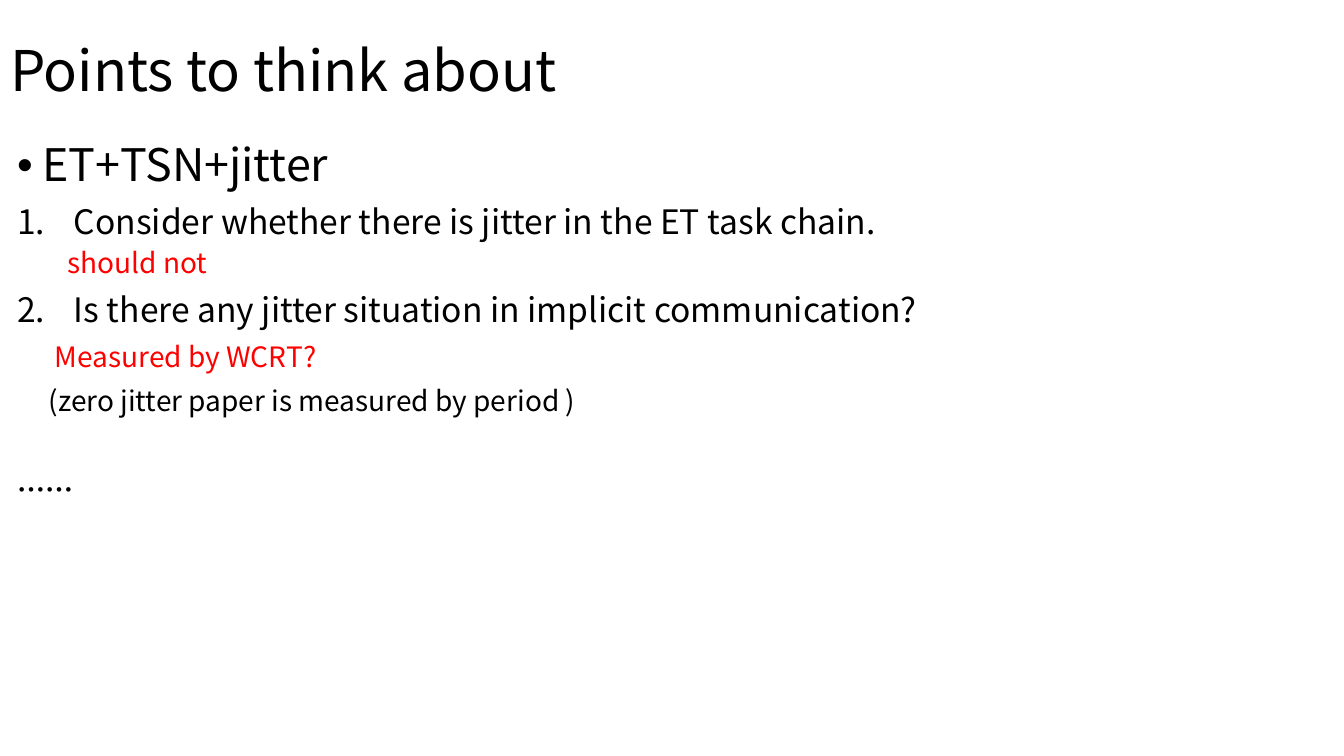
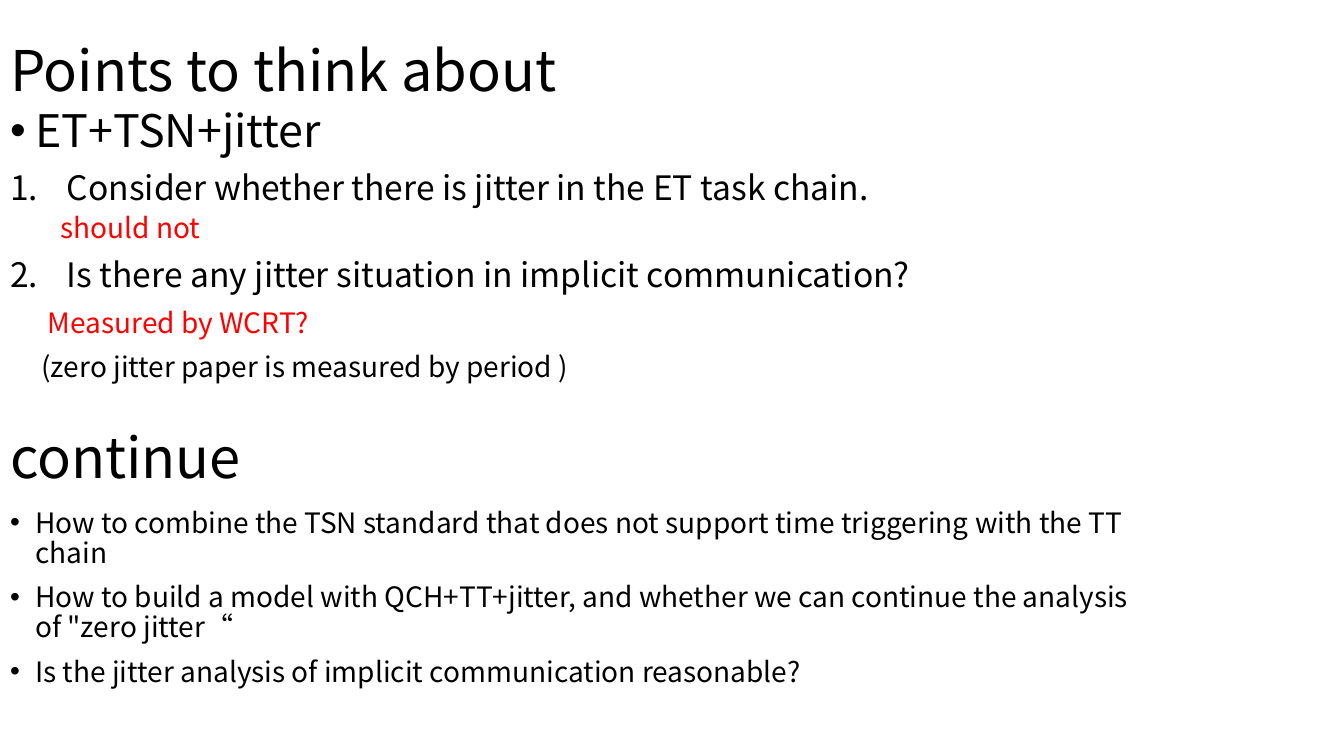
Before and after one commit to wsm6636/note, a slide deck: slide 6 of 06-ppt/discussion/0424.pptx. Drawn at 1344x756 pixels with LibreOffice and Linux fonts; fonts in the diff are those of the drawing. Boxes give left, top, right and bottom in pixels: in the first picture for what was removed or moved away, otherwise in the second. Text is boxed around its words. In the diff, an @@ line names an element or a change of style, - is before the commit and + after.

```diff
--- a/06-ppt/discussion/0424.pptx
+++ b/06-ppt/discussion/0424.pptx
@@ text at [35, 112, 910, 384]: paragraph removed @@
-……
@@ text "ET+TSN+jitter": place and size @@
-text "ET+TSN+jitter" at [42, 146, 917, 418]
+text "ET+TSN+jitter" at [35, 112, 910, 384]
@@ text added at [10, 434, 241, 479], 40 pt, text #000000 @@
+continue
@@ text added at [35, 510, 1128, 689], 20 pt, text #000000 @@
+• How to combine the TSN standard that does not support time triggering with the TT chain
+• How to build a model with QCH+TT+jitter, and whether we can continue the analysis of "zero jitter“
+• Is the jitter analysis of implicit communication reasonable?
```
Also in this commit, not shown: 1 other slide changed, 7 other files.
